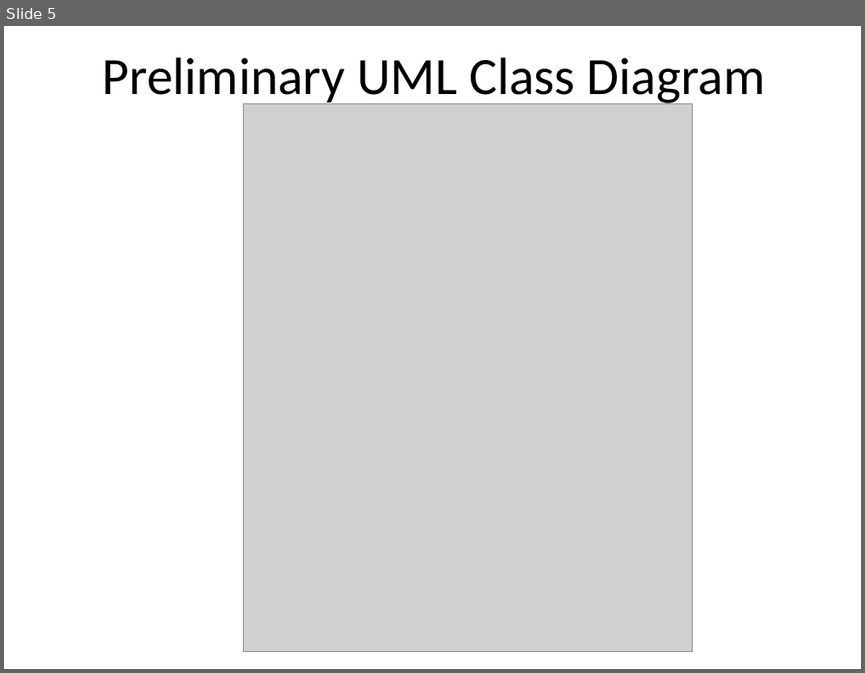
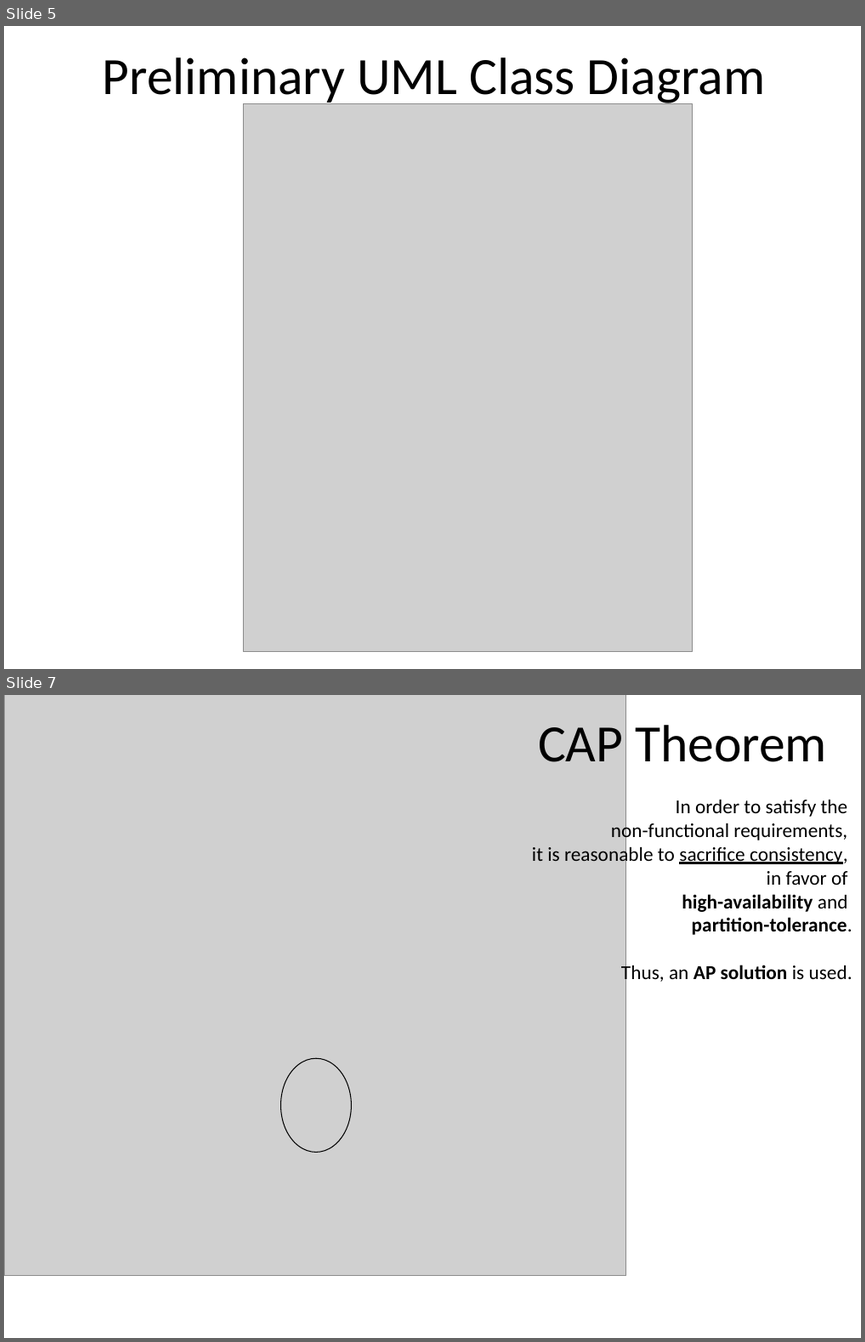
Before and after one commit to JacopoCarlon/LSMSDB_Project, a slide deck: 070_presentation/CarlonRiccardiElOurrak_ProjectDesignPresentation.pptx. Shown one above the other, each under a label of ours: slide 5 before the commit, slides 5 and 7 after it; the slides between them are not shown. The pictures are 865x673 and 865x1342 pixels, drawn with LibreOffice and Linux fonts; fonts in the diff are those of the drawing; grey boxes stand for pictures; background and template pictures are left out. Boxes give left, top, right and bottom in pixels: in the first picture for what was removed or moved away, otherwise in the second. Text is boxed around its words. In the diff, an @@ line names an element or a change of style, - is before the commit and + after.

```diff
--- a/070_presentation/CarlonRiccardiElOurrak_ProjectDesignPresentation.pptx
+++ b/070_presentation/CarlonRiccardiElOurrak_ProjectDesignPresentation.pptx
@@ slide 7 added at (x1=4, y1=695, x2=861, y2=1338), background #FFFFFF @@
@@ picture added at (x1=4, y1=695, x2=626, y2=1276) @@
@@ title added at (x1=538, y1=725, x2=827, y2=762), 44 pt, text #000000 @@
+CAP Theorem
@@ text added at (x1=532, y1=800, x2=852, y2=985), 16.6 pt, text #000000 @@
+In order to satisfy the
+non-functional requirements,
+it is reasonable to sacrifice consistency,
+in favor of
+high-availability and
+partition-tolerance.
+Thus, an AP solution is used.
@@ ellipse added at (x1=280, y1=1058, x2=351, y2=1151), outline #000000 0.75 pt @@
```
Also in this commit, not shown: 3 slides changed, 2 other slides added, 3 slides removed, 2 other files.
